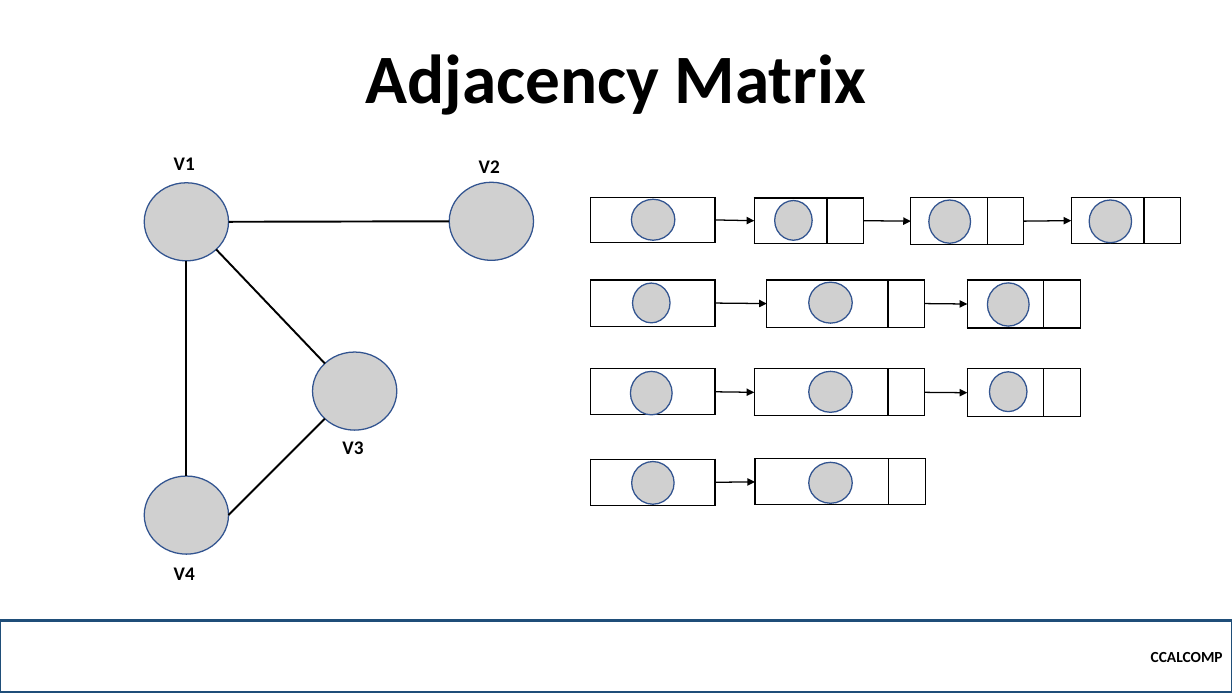
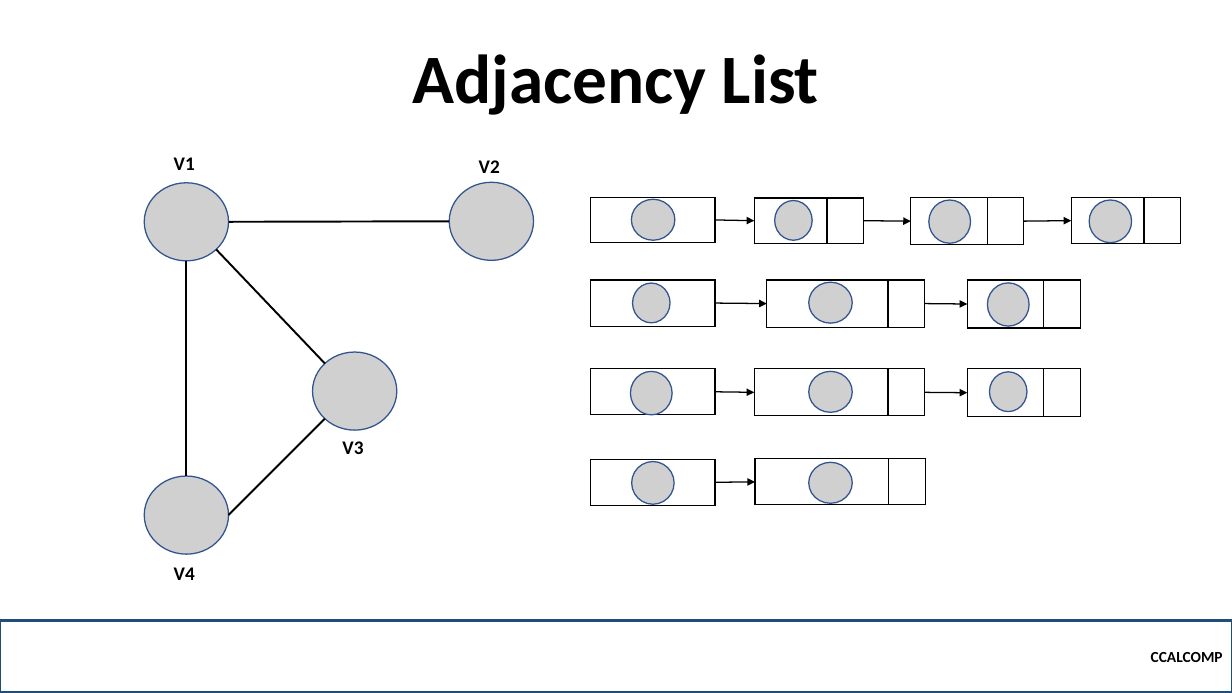
Before and after one commit to robitussin/CCALCOMP, a slide deck: slide 23 of Week 2 - Graph Theory/slides/Graphs.pptx. Drawn at 1232x693 pixels with LibreOffice and Linux fonts; fonts in the diff are those of the drawing; grey boxes stand for pictures; background and template pictures are left out. Boxes give left, top, right and bottom in pixels: in the first picture for what was removed or moved away, otherwise in the second. Text is boxed around its words. In the diff, an @@ line names an element or a change of style, - is before the commit and + after.

Commit message:
updated slides

```diff
--- a/Week 2 - Graph Theory/slides/Graphs.pptx
+++ b/Week 2 - Graph Theory/slides/Graphs.pptx
@@ title at box(413, 54, 819, 115): text changed @@
-Adjacency Matrix
+Adjacency List
```
Also in this commit, not shown: 3 other files.
